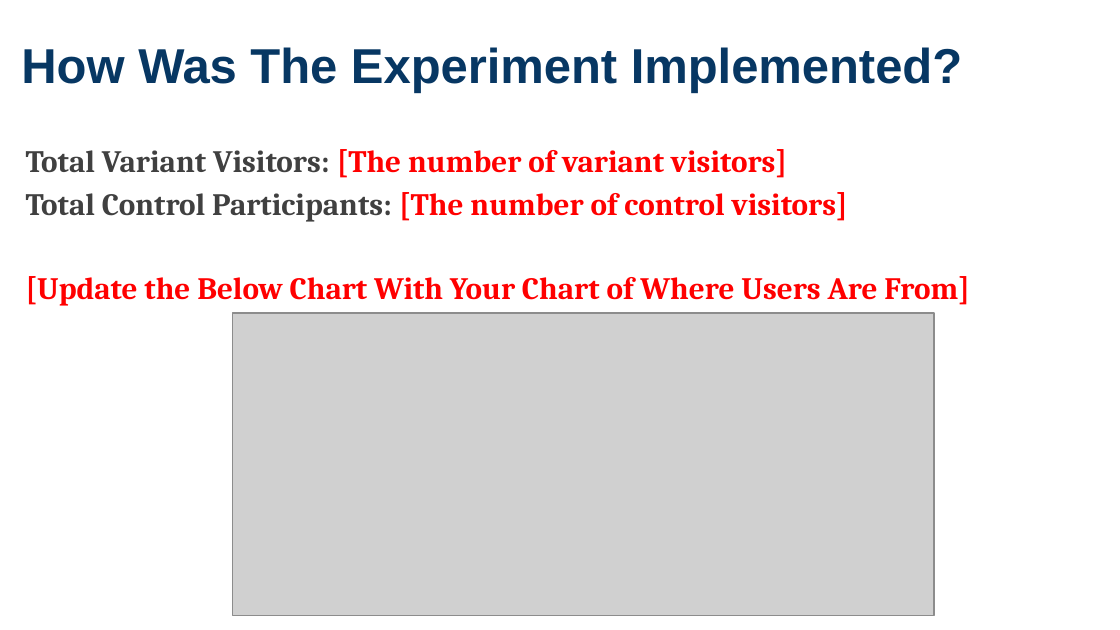
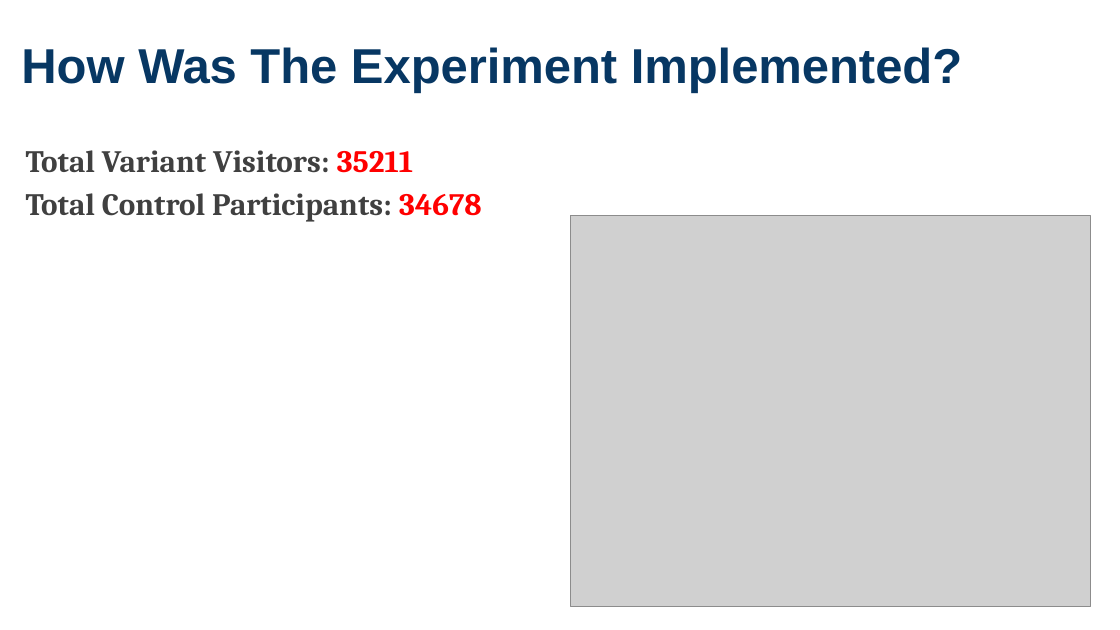
Before and after one commit to AlyMobarak/ab-test-project, a slide deck: slide 2 of analyze-a_b-test-results.pptx (slide 3 before the commit). Drawn at 1120x630 pixels with LibreOffice and Linux fonts; fonts in the diff are those of the drawing; grey boxes stand for pictures. Boxes give left, top, right and bottom in pixels: in the first picture for what was removed or moved away, otherwise in the second. Text is boxed around its words. In the diff, an @@ line names an element or a change of style, - is before the commit and + after.

```diff
--- a/analyze-a_b-test-results.pptx
+++ b/analyze-a_b-test-results.pptx
@@ text at (x1=26, y1=150, x2=481, y2=222): text changed; text colour #FF0000 to #404040 @@
-Total Variant Visitors: [The number of variant visitors]
-Total Control Participants: [The number of control visitors]
-[Update the Below Chart With Your Chart of Where Users Are From]
+Total Variant Visitors: 35211
+Total Control Participants: 34678
@@ picture added at (x1=570, y1=216, x2=1091, y2=606) @@
@@ picture removed at (x1=233, y1=314, x2=934, y2=616) @@
```
Also in this commit, not shown: 3 other slides changed, 1 slide removed, 3 other files.
